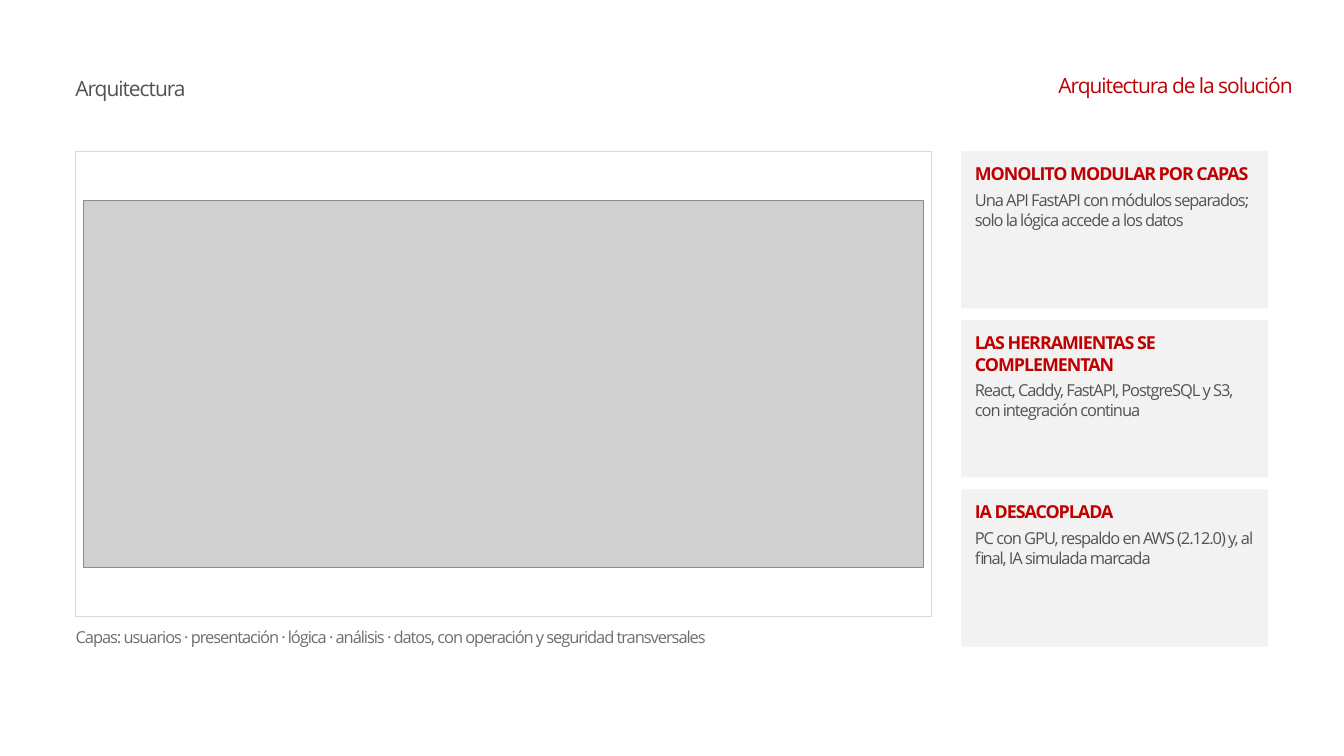
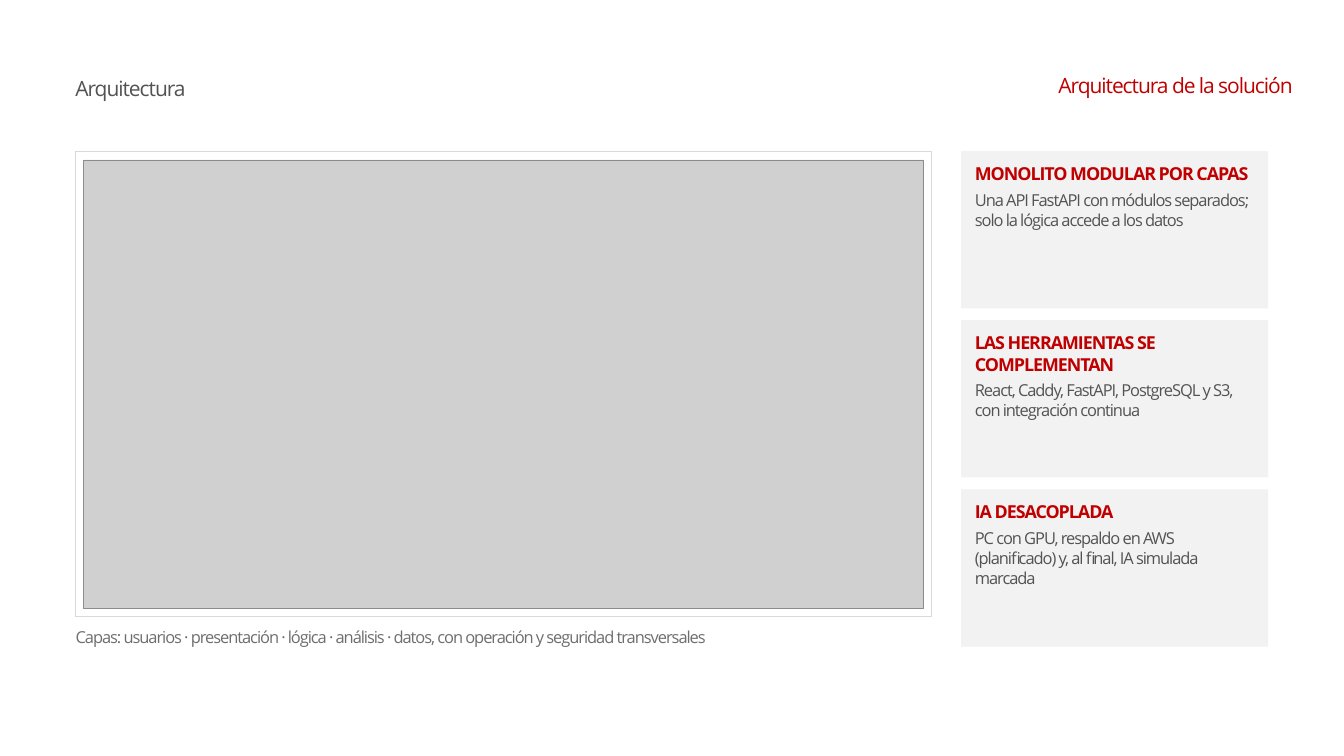
Before and after one commit to conEFE/Proyecto-Aurora, a slide deck: slide 9 of docs/informe_final/presentacion/Presentacion_Aurora_Informe_Final.pptx. Drawn at 1344x756 pixels with LibreOffice and Linux fonts; fonts in the diff are those of the drawing; grey boxes stand for pictures; background and template pictures are left out. Boxes give left, top, right and bottom in pixels: in the first picture for what was removed or moved away, otherwise in the second. Text is boxed around its words. In the diff, an @@ line names an element or a change of style, - is before the commit and + after.

```diff
--- a/docs/informe_final/presentacion/Presentacion_Aurora_Informe_Final.pptx
+++ b/docs/informe_final/presentacion/Presentacion_Aurora_Informe_Final.pptx
@@ picture: place and size @@
-picture at (84,200,924,567)
+picture at (84,160,924,608)
@@ text at (975,531,1199,584): text changed @@
-PC con GPU, respaldo en AWS (2.12.0) y, al final, IA simulada marcada
+PC con GPU, respaldo en AWS (planificado) y, al final, IA simulada marcada
```
Also in this commit, not shown: 2 other slides changed, 8 other files.
